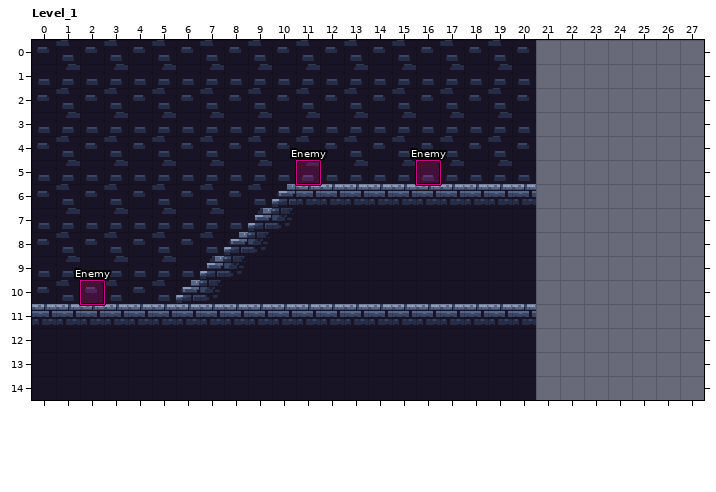
LDtk project, stored at public/assets/ldtk/map.ldtk. Above, as it was before the edit.
Cells are 16x16 px. Shown: Level_1 x 0..27, y 0..14. The old version is drawn lined up with the new one.
After the commit:
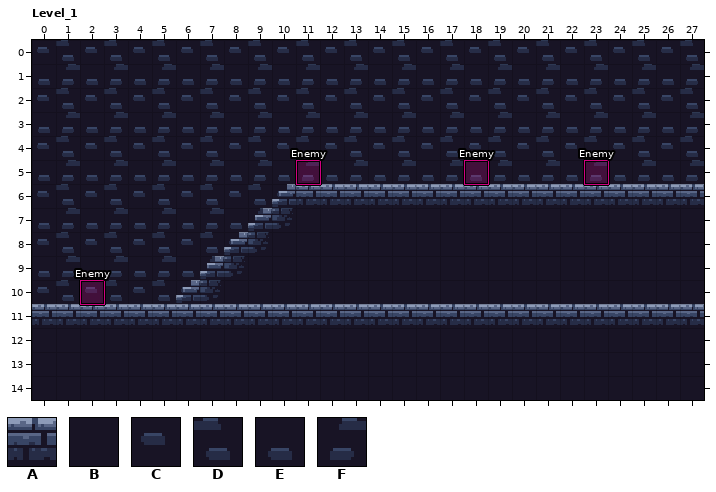
Key: from "Dungeon_Tile_Set": A 17, B 32, C 96, D 97, E 111, F 112.
_ is an empty cell.
Objects are placed by their top-left corner, in cells (3,4 is the top-left corner of cell 3,4); size is 1x1 cell unless given.
Diff:
map size 21x15 -> 28x15 cells
Layer "BG":
y 0: x 21..27 _______ -> DCDCDCD
y 1: x 21..27 _______ -> FEFEFEF
y 2: x 21..27 _______ -> DCDCDCD
y 3: x 21..27 _______ -> FEFEFEF
y 4: x 21..27 _______ -> DCDCDCD
y 5: x 21..27 _______ -> FEFEFEF
Layer "Tiles":
y 6: x 21..27 _______ -> AAAAAAA
y 7..10: x 21..27 _______ -> BBBBBBB
y 11: x 21..27 _______ -> AAAAAAA
y 12..14: x 21..27 _______ -> BBBBBBB
Layer "Entities":
changed: "Enemy" rectangle at 16,5 -> "Enemy" rectangle at 18,5
added: "Enemy" rectangle at 23,5
